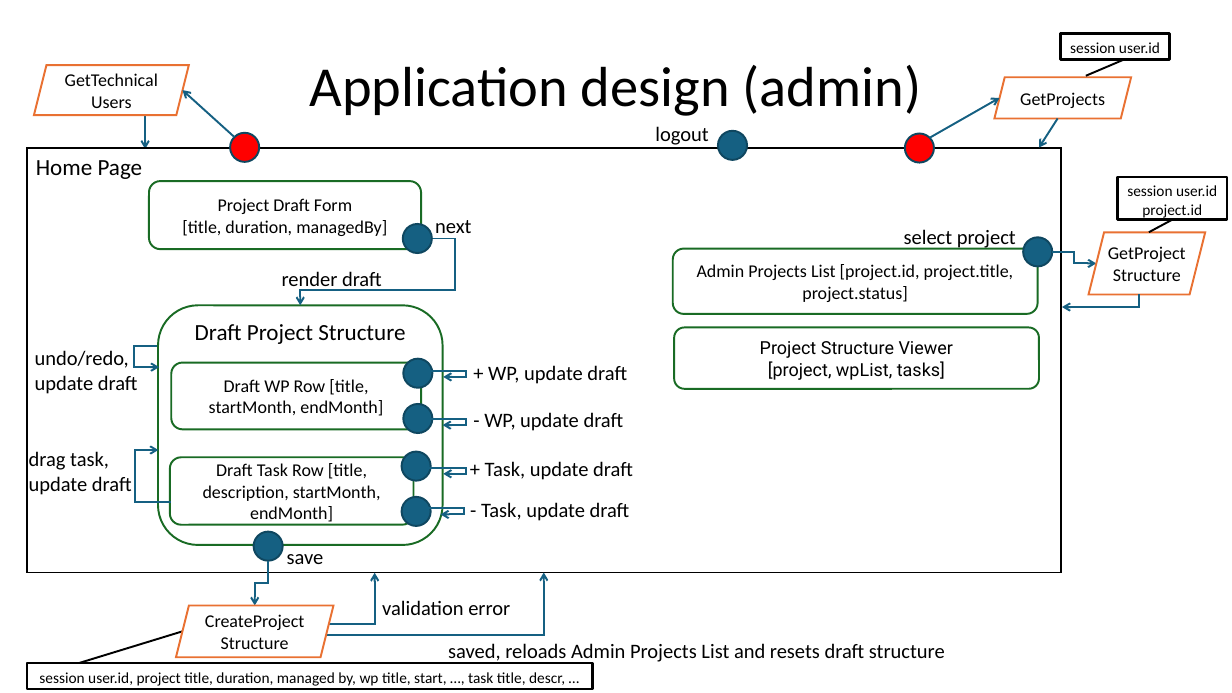
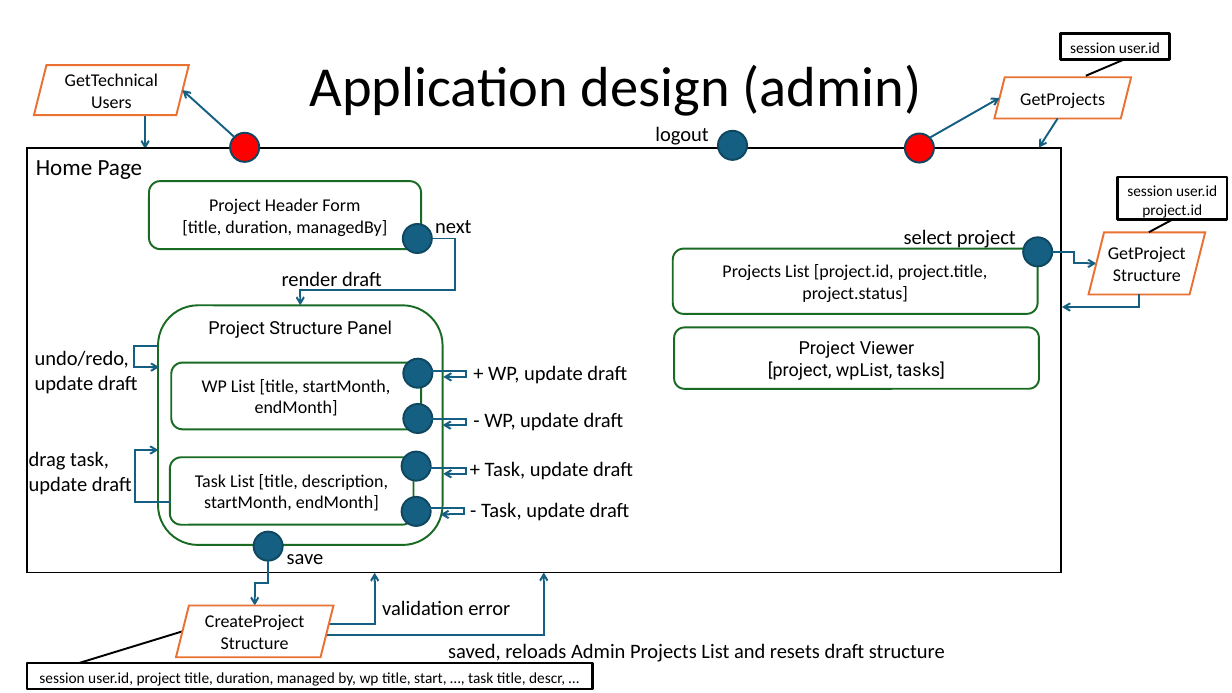
Before and after one commit to gilbertobrambilla/tiw-2026-html, a slide deck: slide 31 of docs/TIW_documentazione.pptx. Drawn at 1232x693 pixels with LibreOffice and Linux fonts; fonts in the diff are those of the drawing. Boxes give left, top, right and bottom in pixels: in the first picture for what was removed or moved away, otherwise in the second. Text is boxed around its words. In the diff, an @@ line names an element or a change of style, - is before the commit and + after.

```diff
--- a/docs/TIW_documentazione.pptx
+++ b/docs/TIW_documentazione.pptx
@@ text in rounded rectangle at box(209, 198, 360, 214): text changed @@
-Project Draft Form
+Project Header Form
@@ text in rounded rectangle at box(722, 264, 988, 302): text changed @@
-Admin Projects List [project.id, project.title, project.status]
+Projects List [project.id, project.title, project.status]
@@ text in rounded rectangle at box(208, 320, 392, 338): text changed; size 18 to 14 pt; font Calibri to Roboto @@
-Draft Project Structure
+Project Structure Panel
@@ text in rounded rectangle at box(799, 341, 915, 358): text changed @@
-Project Structure Viewer
+Project Viewer
@@ text in rounded rectangle at box(202, 379, 391, 416): text changed @@
-Draft WP Row [title, startMonth, endMonth]
+WP List [title, startMonth, endMonth]
@@ text in rounded rectangle at box(195, 474, 388, 511): text changed @@
-Draft Task Row [title, description, startMonth, endMonth]
+Task List [title, description, startMonth, endMonth]
```
Also in this commit, not shown: 2 other slides changed.
